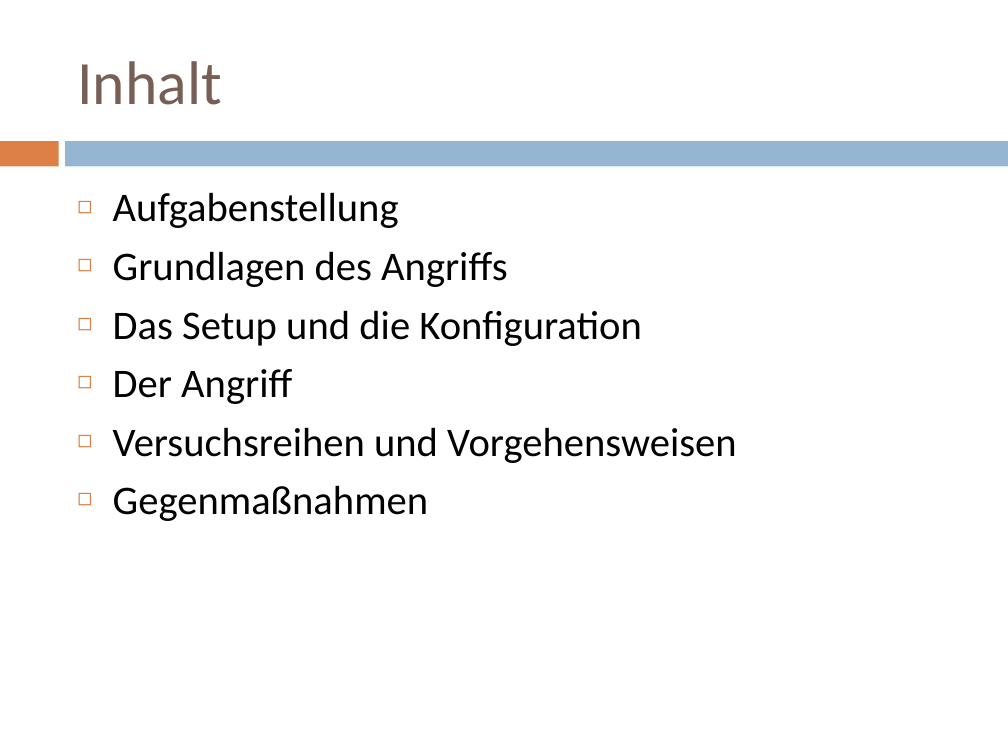
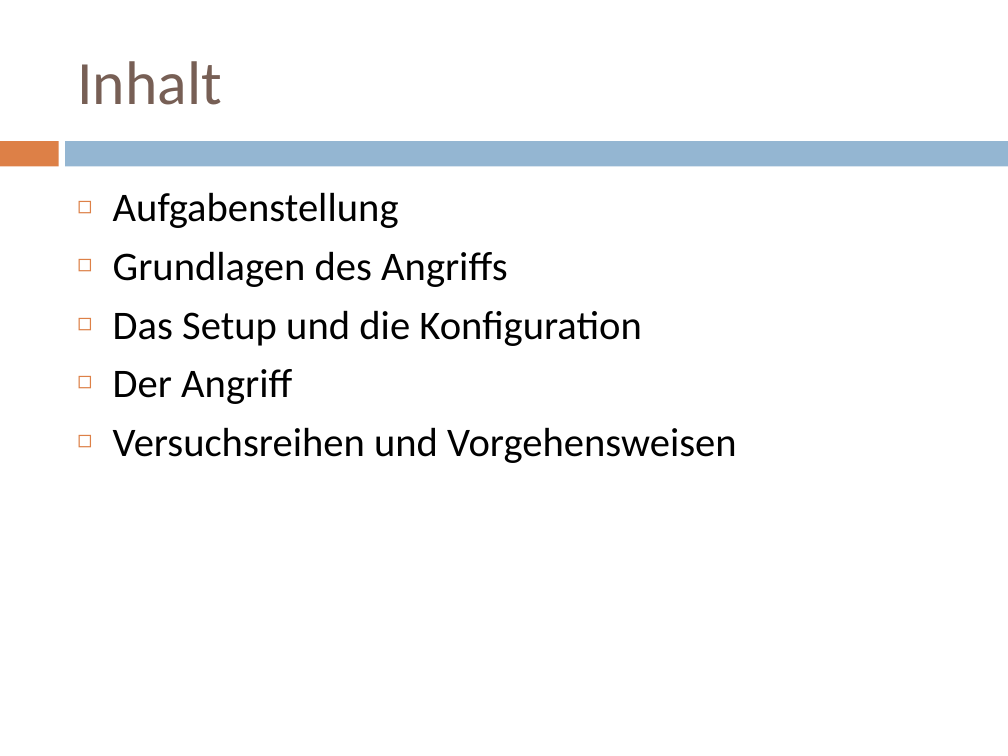
Before and after one commit to doctordebug/Hackerpraktikum, a slide deck: slide 2 of Präsentationen/PT3.pptx. Drawn at 1008x756 pixels with LibreOffice and Linux fonts; fonts in the diff are those of the drawing. Boxes give left, top, right and bottom in pixels: in the first picture for what was removed or moved away, otherwise in the second. Text is boxed around its words. In the diff, an @@ line names an element or a change of style, - is before the commit and + after.

```diff
--- a/Präsentationen/PT3.pptx
+++ b/Präsentationen/PT3.pptx
@@ text at (113,485,428,521): paragraph removed @@
-◻ Gegenmaßnahmen
```
Also in this commit, not shown: 1 other file.
